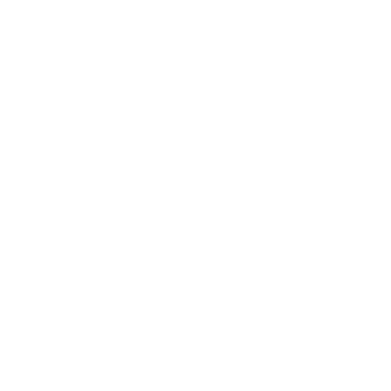
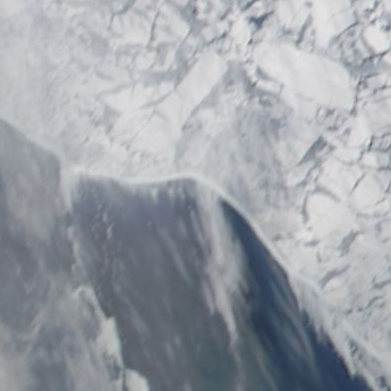
Layers edited between the first and the second 391 x 391 image:
added layer "178_bering_strait_100km_20150320.aqua.truecolor.250m" above "Background" over bbox(0, 0, 391, 391)
